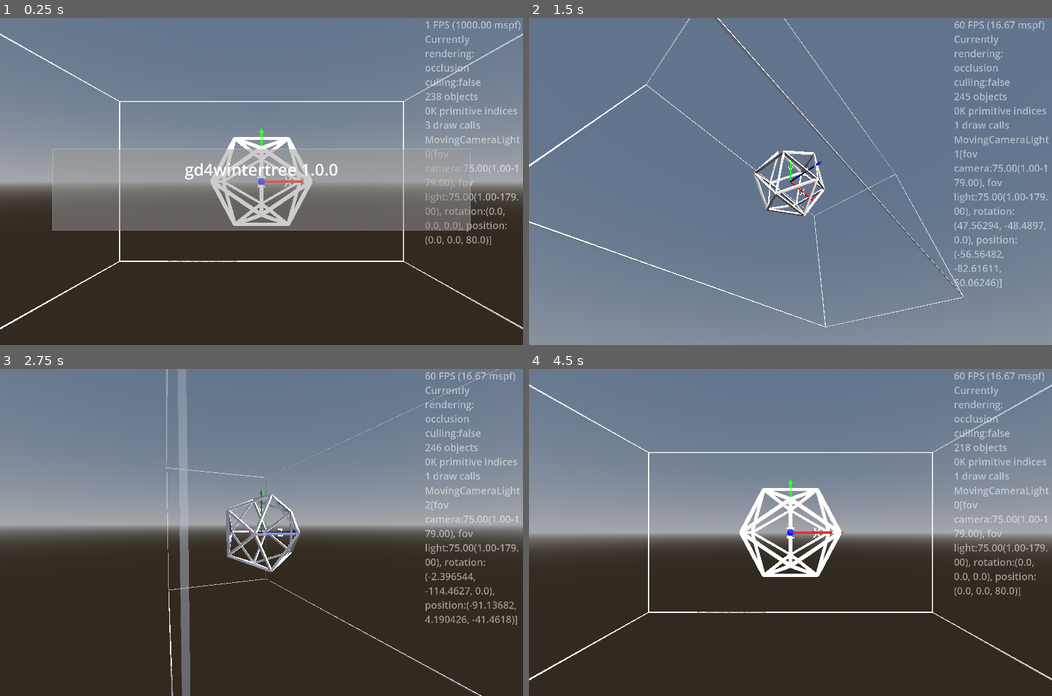
Above: before the commit, frames 1-4 (two rows, left to right).
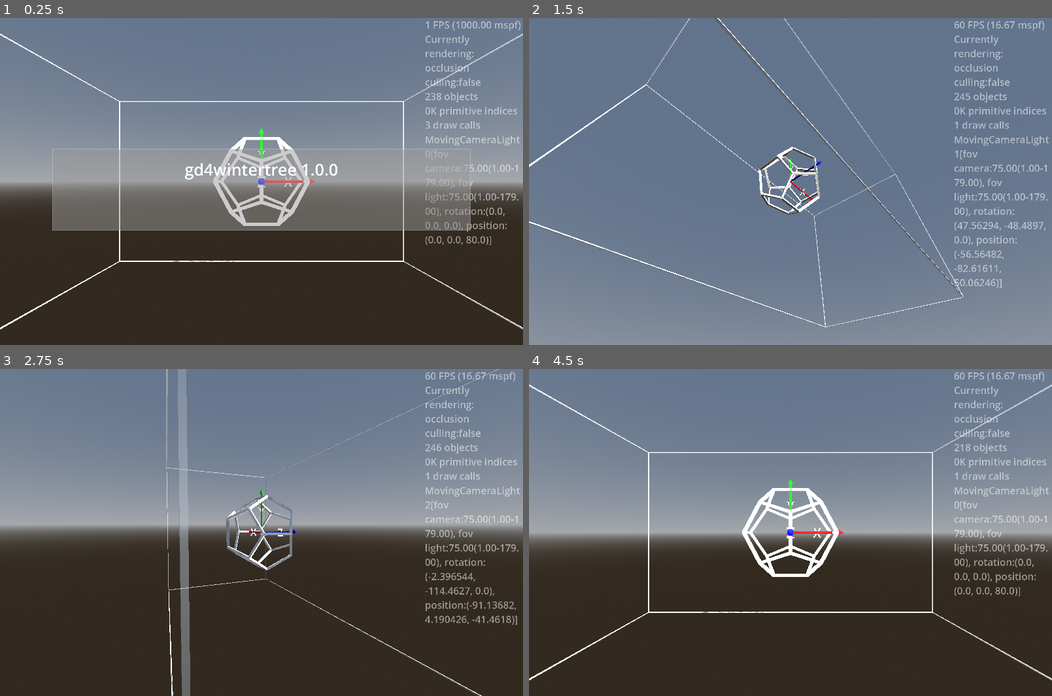
Above: after the commit, the same moments.

Repository: kasworld/gd4wintertree
Game: Godot game, scene res://main.tscn
The game is run twice, just before and just after one commit, with the same random seed, the same clock (stepped at 60 frames per second) and the same inputs.
Inputs (mouse positions are in pixels of both pictures, inside the frame that each line leads up to):
- Up to frame 1 (0.25 s): no input
- Up to frame 2 (1.5 s): tap Enter at 0.5 s; move the mouse to (905, 165) at 0.52 s; hold Right 0.53-1.28 s; tap Q at 0.6 s; click (905, 165) at 0.67 s; move the mouse to (685, 197) at 1.27 s; hold Down from 1.28 s (still down); tap E at 1.35 s
- Up to frame 3 (2.75 s): move the mouse to (313, 460) at 2.02 s; release Down at 2.03 s; hold Right from 2.03 s (still down); tap Enter at 2.1 s
- Up to frame 4 (4.5 s): move the mouse to (764, 597) at 2.77 s; release Right at 2.78 s; hold Up 2.78-3.53 s; tap Q at 2.85 s; click (764, 597) at 2.92 s; move the mouse to (947, 581) at 3.52 s; hold Left from 3.53 s (still down); tap E at 3.6 s; move the mouse to (633, 483) at 4.27 s; tap Enter at 4.35 s

The runs differ from the first frame. In frame 1, 1.8% of the frame differs, in the area x 32-60%, y 35-75%; in frame 2, 1.1%; in frame 3, 1.3%; in frame 4, 1.9%.

Commit message:
add DodecahedronLines PointListToLineList

Diff:
--- a/main.gd
+++ b/main.gd
@@ -48,10 +48,9 @@
 	$FixedCameraLight.make_current()
 	add_child( preload("res://multi_mesh_shape/multi_mesh_shape.tscn").instantiate(
 		).init_wire_box(WorldSize, WorldSize.length()/500, Color.WHITE, 0.5))
+
 	add_child( preload("res://multi_mesh_shape/multi_mesh_shape.tscn").instantiate(
-		).multi_line_by_pos(MultiMeshShape.IcosahedronLines,1.0, Color.WHITE))
-
-
+		).multi_line_by_pos(MultiMeshShape.DodecahedronLines,1.0, Color.WHITE))
 
 func random_color() -> Color:
 	return NamedColorList.color_list.pick_random()[0]
--- a/multi_mesh_shape/multi_mesh_shape.gd
+++ b/multi_mesh_shape/multi_mesh_shape.gd
@@ -138,41 +138,59 @@
 	Vector3(-golden_ratio,0,-1),
 ]
 
-static var IcosahedronLines := make_line_from_sorted_point_list(
-	sort_points_for_line(
-		multiply_points(IcosahedronPoints,10)
-	),5)
-
-static func multiply_points(point_list:Array, m :float) -> Array:
+static var IcosahedronLines := PointListToLineList(IcosahedronPoints,5,10)
+
+static var DodecahedronPoints := [
+	Vector3(1,1,1),
+	Vector3(-1,1,1),
+	Vector3(1,-1,1),
+	Vector3(-1,-1,1),
+	Vector3(1,1,-1),
+	Vector3(-1,1,-1),
+	Vector3(1,-1,-1),
+	Vector3(-1,-1,-1),
+	Vector3(0, 1/golden_ratio, golden_ratio),
+	Vector3(0, -1/golden_ratio, golden_ratio),
+	Vector3(0, 1/golden_ratio, -golden_ratio),
+	Vector3(0, -1/golden_ratio, -golden_ratio),
+	Vector3(1/golden_ratio, golden_ratio, 0),
+	Vector3(-1/golden_ratio, golden_ratio, 0),
+	Vector3(1/golden_ratio, -golden_ratio, 0),
+	Vector3(-1/golden_ratio, -golden_ratio, 0),
+	Vector3(golden_ratio, 0, 1/golden_ratio),
+	Vector3(golden_ratio, 0, -1/golden_ratio),
+	Vector3(-golden_ratio, 0, 1/golden_ratio),
+	Vector3(-golden_ratio, 0, -1/golden_ratio),
+]
+
+static var DodecahedronLines := PointListToLineList(DodecahedronPoints,3,10)
+
+static func PointListToLineList(point_list:Array, cut_count :int, m :float =1) -> Array:
+	var muliplied_point_list := []
+	# multiply_points
+	for p in point_list:
+		muliplied_point_list.append(p *m)
+	var sorted_point_list_list := []
+	# 각 배열의 첫 원소와 가장 가까운 순으로 점들을 정렬한다.
+	for p :Vector3 in muliplied_point_list:
+		var plist := muliplied_point_list.duplicate()
+		plist.sort_custom(func(a , b): return p.distance_to(a) < p.distance_to(b))
+		sorted_point_list_list.append(plist)
+	# make_line_from_sorted_point_list_list
+	var line_list := []
+	for v in sorted_point_list_list:
+		for i in cut_count:
+			# prepare del duplicated line
+			if v[0] < v[1+i]:
+				line_list.append([v[0], v[1+i]])
+			else:
+				line_list.append([v[1+i], v[0]])
+	line_list.sort_custom(func(a,b): return a < b)
 	var rtn := []
-	for p in point_list:
-		rtn.append(p *m)
+	# del duplicated line
+	for i in range(0,line_list.size(),2):
+		rtn.append(line_list[i])
 	return rtn
-
-# 각 배열의 첫 원소와 가장 가까운 순으로 점들을 정렬한다.
-static func sort_points_for_line(point_list :Array) -> Array:
-	var rtn := []
-	for p :Vector3 in point_list:
-		var plist := point_list.duplicate()
-		plist.sort_custom(func(a , b): return p.distance_to(a) < p.distance_to(b))
-		rtn.append(plist)
-	return rtn
-
-static func make_line_from_sorted_point_list(sorted_point_list :Array, cut_count :int) -> Array:
-	var rtn := []
-	for v in sorted_point_list:
-		for i in cut_count:
-			# for del duplicated line
-			if v[0] < v[1+i]:
-				rtn.append([v[0], v[1+i]])
-			else:
-				rtn.append([v[1+i], v[0]])
-	rtn.sort_custom(func(a,b): return a < b)
-	var rtn2 := []
-	for i in range(0,rtn.size(),2):
-		rtn2.append(rtn[i])
-	return rtn2
-
 
 # end example ##################################################################
 
